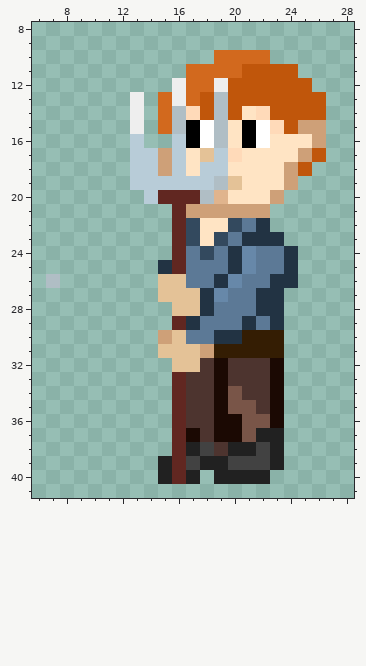
Pixel-art sprite: My project/Assets/Enemy_Peasant_Stay.png. This is how it looked before the edit.
The file is 40x50 pixels. Shown: x 6..28, y 8..41.
And afterwards:
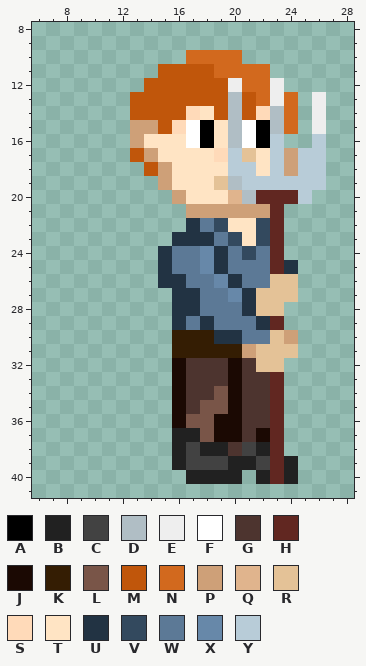
Palette (. is transparent): A #000000  B #212121  C #424242  D #b0bec5  E #eeeeee  F #ffffff  G #4d342f  H #612721  J #1b0903  K #341d03  L #795548  M #c0560b  N #d2691e  P #cea078  Q #e0b48d  R #e4c297  S #ffdab9  T #ffe4c4  U #223343  V #33495e  W #5c7996  X #6788a9  Y #b8ccd8
Changes in this commit:
Changed rows in their new state; - is an unchanged pixel.
first column x 7:
10 ----------NN--..----
11 --------MMMM--NN..--
12 -------MMMMMMENNE..-
13 ------MMMMM-MD-NEN.E
14 ------MMMM-TMDM-DN.E
15 ------PPMSFATDFADN.E
16 ------PTTTFATDFAY..Y
17 ------MPTT-TSYR-YPYY
18 ------.M-T-TTYY-Y-YY
19 ------..PTTTRDYYYYYY
20 -------..PTTTQDHHHY-
21 ---------.------H---
22 ---------.UWVTTVH---
23 ---------UUUWVTVH---
24 --------UW-XUWV-H.--
25 ---------W-XUWW-H---
26 .-------UU--XU--RR--
27 --------.UUWWXURRR--
28 ---------UUW--URR---
29 ---------UWU--WUH---
30 --------.KKK--WWRP--
31 --------.KKK--PRRR--
32 ---------JG-GJ-RR---
33 ---------J--GJ--H---
34 ---------J--LJ--H---
35 ---------J-LLJG-H---
36 ---------JLL--GGH---
37 ---------BBL--GJH---
38 ---------BCBBGCBH---
39 --------.B-CCBB-HB--
40 --------..-B--.-HB--
Where, in picture pixels (left, top, right, bottom), the same in both pictures:
changed: (130, 50, 326, 484)
erased: (46, 274, 60, 288)
